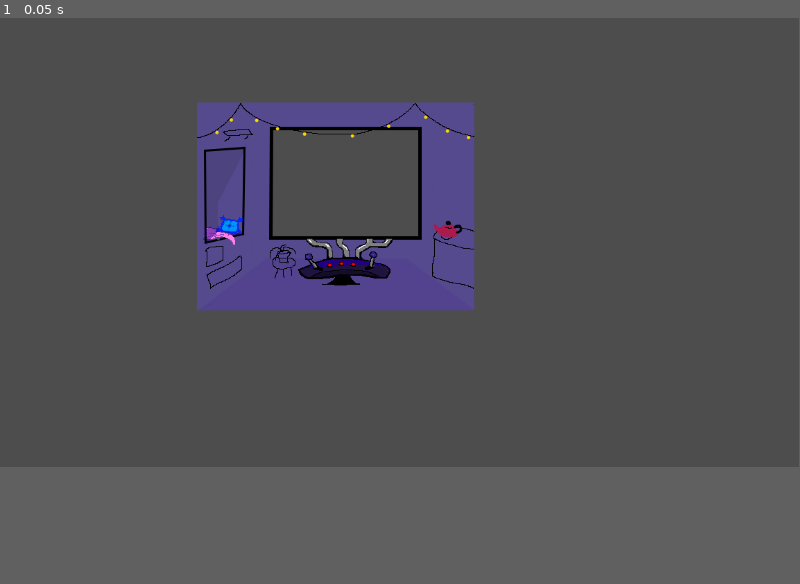
Above: before the commit, frame 1.
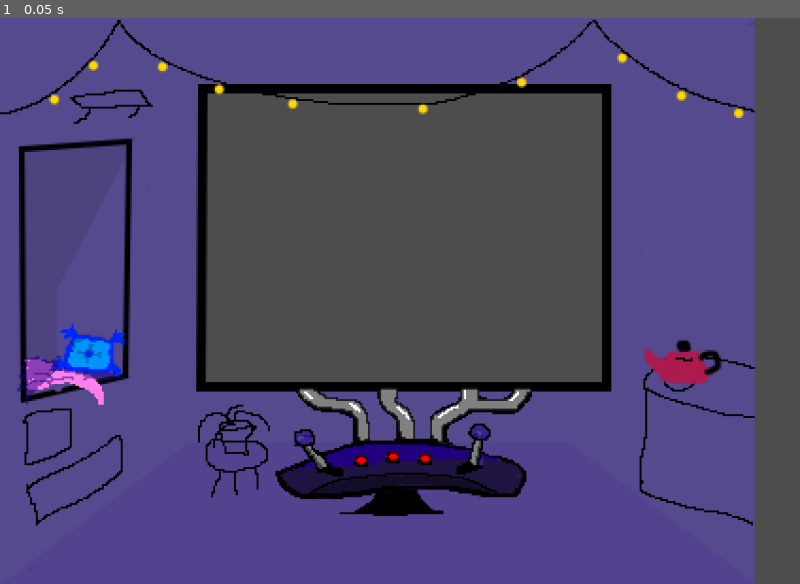
Above: after the commit, the same moment.

Repository: SlickleCode/GMTK2024
Game: Godot game, scene res://main.tscn
The game is run twice, just before and just after one commit, with the same random seed, the same clock (stepped at 60 frames per second) and the same inputs. Before the commit the project has no main scene; this scene is started directly in both runs. Sound files missing from this copy of the repository are replaced by a short silence.
Inputs:
- Up to frame 1 (0.05 s): no input
In our replay, the window is 799x449 before the commit and 800x566 after it. These sizes can differ from the game's own. Grey fills any space a smaller window leaves; there, only what the larger window draws over its background counts as a difference.

The runs differ from the first frame. In frame 1, 62% of the frame differs, in the area x 0-100%, y 0-100%.
Error before the commit: Parse Error: Unexpected "Identifier" in class body. (res://scripts/conductor.gd:1)

Commit message:
adding rhythm core

Diff:
--- /dev/null
+++ b/conductor.gd
@@ -0,0 +1 @@
+extends AudioStreamPlayer
--- a/conductor.tscn
+++ b/conductor.tscn
@@ -4,3 +4,10 @@
 
 [node name="Conductor" type="AudioStreamPlayer"]
 script = ExtResource("1_wifty")
+
+[node name="StartTimer" type="Timer" parent="."]
+one_shot = true
+
+[node name="Sprite2D" type="Sprite2D" parent="."]
+
+[connection signal="timeout" from="StartTimer" to="." method="_on_start_timer_timeout"]
--- a/main.gd
+++ b/main.gd
@@ -1 +1,22 @@
 extends Node2D
+
+
+func _ready():
+	randomize()
+	$Conductor.play_with_beat_offset(8)
+
+
+func _on_conductor_beat(position):
+	print(position)
+	pass # Replace with function body.
+
+
+func _on_conductor_spot_in_measure(position):
+	if position == 1:
+		print('tomato1')
+	elif position == 2:
+		print("tomato2")
+	elif position == 3:
+		print("tomato3")
+	elif position == 4:
+		print('tomato4')
--- a/main.tscn
+++ b/main.tscn
@@ -6,20 +6,21 @@
 [ext_resource type="AudioStream" uid="uid://cx70euw3k1dlt" path="res://music/good-night-160166.mp3" id="4_4jtpn"]
 
 [node name="World" type="Node2D"]
+scale = Vector2(2, 2)
 script = ExtResource("1_swfh4")
 
 [node name="Outer World Background" type="Sprite2D" parent="."]
-position = Vector2(484, 272)
+position = Vector2(200, 150)
 texture = ExtResource("2_ovyu4")
 
 [node name="Inner World" type="AnimatedSprite2D" parent="."]
 
 [node name="Tiny" type="Sprite2D" parent="."]
 
-[node name="conductor" type="AudioStreamPlayer" parent="."]
+[node name="Conductor" type="AudioStreamPlayer" parent="."]
+stream = ExtResource("4_4jtpn")
 autoplay = true
 script = ExtResource("3_k5wre")
 
-[node name="good-night-player" type="AudioStreamPlayer" parent="conductor"]
-stream = ExtResource("4_4jtpn")
-autoplay = true
+[connection signal="beat" from="Conductor" to="." method="_on_conductor_beat"]
+[connection signal="spot_in_measure" from="Conductor" to="." method="_on_conductor_spot_in_measure"]
--- /dev/null
+++ b/note_manager.gd
@@ -0,0 +1 @@
+extends Node2D
--- /dev/null
+++ b/note_manager.tscn
@@ -0,0 +1,6 @@
+[gd_scene load_steps=2 format=3 uid="uid://cbc1l11kyrrac"]
+
+[ext_resource type="Script" path="res://note_manager.gd" id="1_a1op6"]
+
+[node name="NoteManager" type="Node2D"]
+script = ExtResource("1_a1op6")
--- a/project.godot
+++ b/project.godot
@@ -11,8 +11,14 @@
 [application]
 
 config/name="GMTK2024"
+run/main_scene="res://main.tscn"
 config/features=PackedStringArray("4.3", "Forward Plus")
 config/icon="res://icon.svg"
+
+[display]
+
+window/size/viewport_width=848
+window/size/viewport_height=600
 
 [rendering]
 
--- a/scripts/conductor.gd
+++ b/scripts/conductor.gd
@@ -1,7 +1,7 @@
-extends Node2D
+extends AudioStreamPlayer
 
-export var bpm := 100
-export var measures := 4
+@export var bpm := 115
+@export var measures := 4
 
 # Tracking the beat and song position
 var song_position = 0.0
@@ -9,19 +9,17 @@
 var sec_per_beat = 60.0 / bpm
 var last_reported_beat = 0
 var beats_before_start = 0
-var measure = 1
+var cur_measure_spot = 1
 
 # Determining how close to the beat an event is
 var closest = 0
 var time_off_beat = 0.0
 
 signal beat(position)
-signal measure(position)
-
+signal spot_in_measure(position)
 
 func _ready():
 	sec_per_beat = 60.0 / bpm
-
 
 func _physics_process(_delta):
 	if playing:
@@ -30,37 +28,34 @@
 		song_position_in_beats = int(floor(song_position / sec_per_beat)) + beats_before_start
 		_report_beat()
 
-
 func _report_beat():
 	if last_reported_beat < song_position_in_beats:
-		if measure > measures:
-			measure = 1
+		if cur_measure_spot > measures:
+			cur_measure_spot = 1
 		emit_signal("beat", song_position_in_beats)
-		emit_signal("measure", measure)
+		emit_signal("spot_in_measure", cur_measure_spot)
 		last_reported_beat = song_position_in_beats
-		measure += 1
-
+		cur_measure_spot += 1
 
 func play_with_beat_offset(num):
 	beats_before_start = num
-	$StartTimer.wait_time = sec_per_beat
-	$StartTimer.start()
-
+#	TODO FIX WHY ITS NULL AHHH
+	#$StartTimer.wait_time = sec_per_beat
+	#$StartTimer.start()
 
 func closest_beat(nth):
 	closest = int(round((song_position / sec_per_beat) / nth) * nth)
 	time_off_beat = abs(closest * sec_per_beat - song_position)
 	return Vector2(closest, time_off_beat)
 
-
 func play_from_beat(beat, offset):
 	play()
 	seek(beat * sec_per_beat)
 	beats_before_start = offset
-	measure = beat % measures
+	cur_measure_spot = beat % measures
 
 
-func _on_StartTimer_timeout():
+func _on_start_timer_timeout():
 	song_position_in_beats += 1
 	if song_position_in_beats < beats_before_start - 1:
 		$StartTimer.start()
